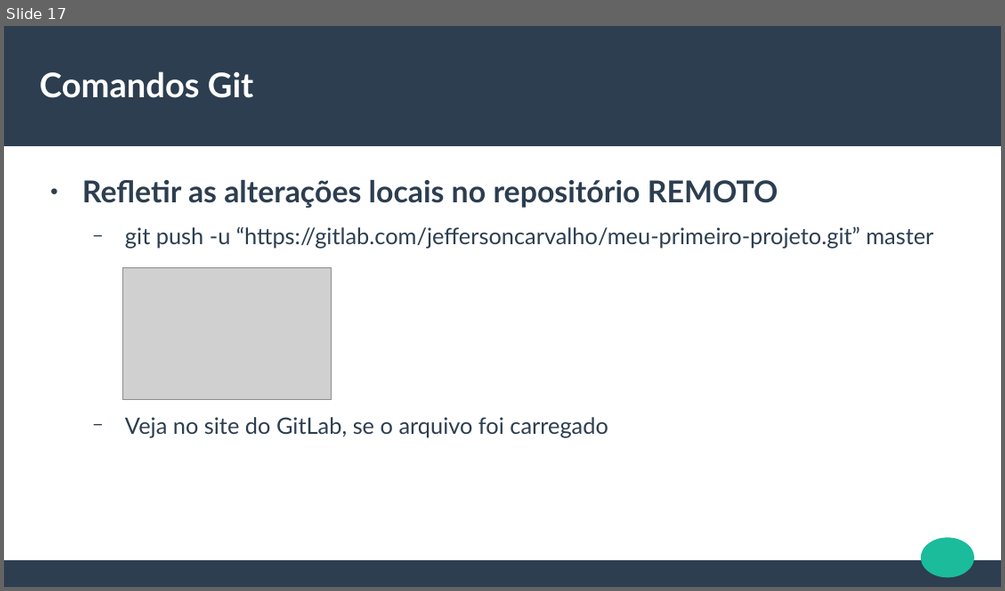
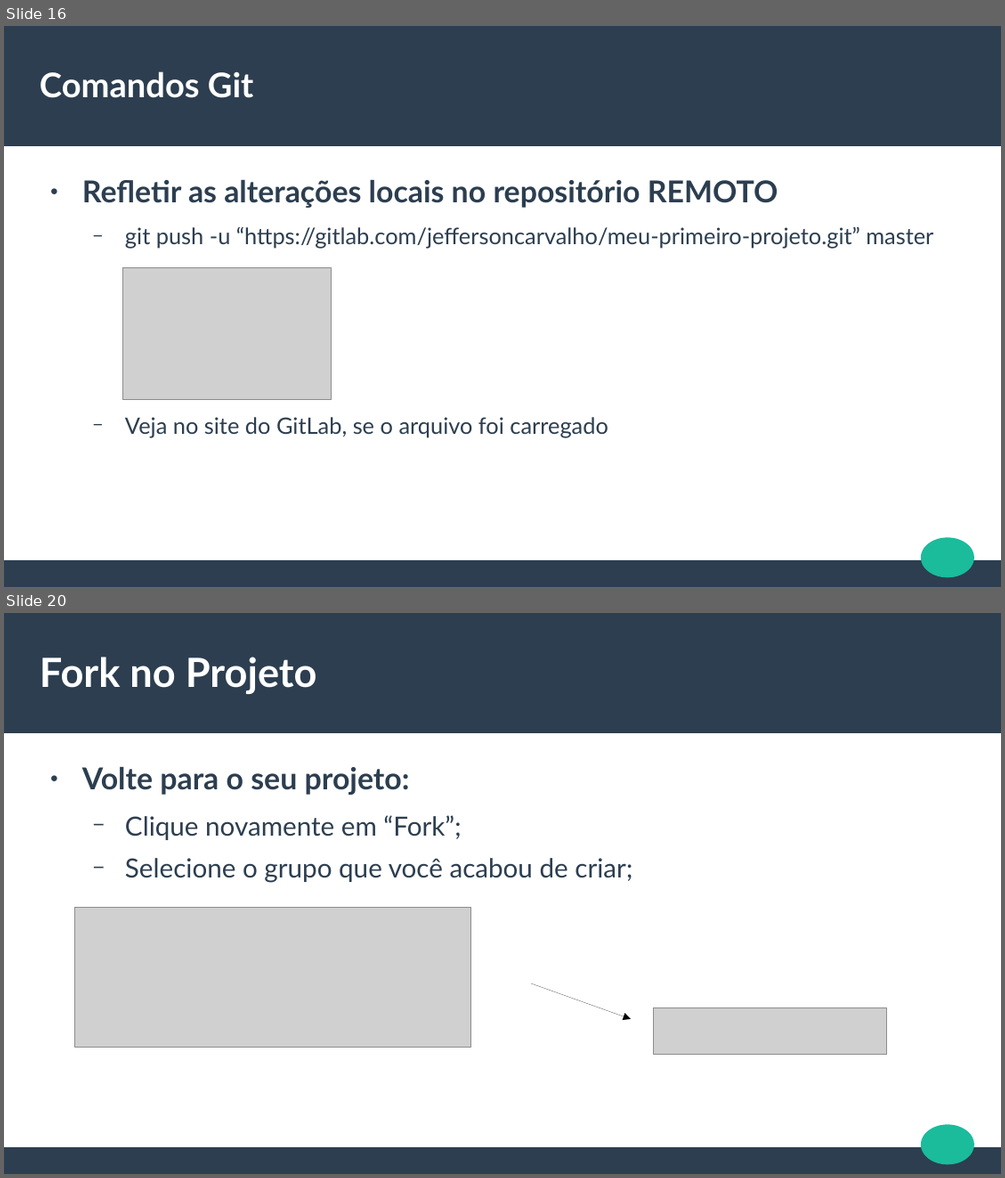
Before and after one commit to jeffersoncarvalho/aps-2020_2, a slide deck: SLIDES/ODP/EXTRA-GitLab.odp. Shown one above the other, each under a label of ours: slide 17 before the commit, slides 16 and 20 after it; the slides between them are not shown. The pictures are 1005x591 and 1005x1178 pixels, drawn with LibreOffice and Linux fonts; fonts in the diff are those of the drawing; grey boxes stand for pictures. Boxes give left, top, right and bottom in pixels: in the first picture for what was removed or moved away, otherwise in the second. Text is boxed around its words. In the diff, an @@ line names an element or a change of style, - is before the commit and + after.

```diff
--- a/SLIDES/ODP/EXTRA-GitLab.odp
+++ b/SLIDES/ODP/EXTRA-GitLab.odp
@@ slide 20 added at bbox=[4, 613, 1001, 1174], background #FFFFFF; not listed: 3 template elements that a slide beside it also shows @@
@@ title added at bbox=[40, 657, 317, 694], 32 pt, text #FFFFFF, bold @@
+Fork no Projeto
@@ text added at bbox=[82, 767, 632, 883], 21 pt, text #2C3E50 @@
+● Volte para o seu projeto:
+  − Clique novamente em “Fork”;
+  − Selecione o grupo que você acabou de criar;
@@ picture added at bbox=[75, 907, 471, 1047] @@
@@ arrow added from (532, 983) to (631, 1019), #000000 0 pt @@
@@ picture added at bbox=[654, 1007, 887, 1054] @@
@@ what was slide 17 is now slide 16 @@
```
Also in this commit, not shown: 1 slide changed, 3 other slides added, 3 slides removed.
